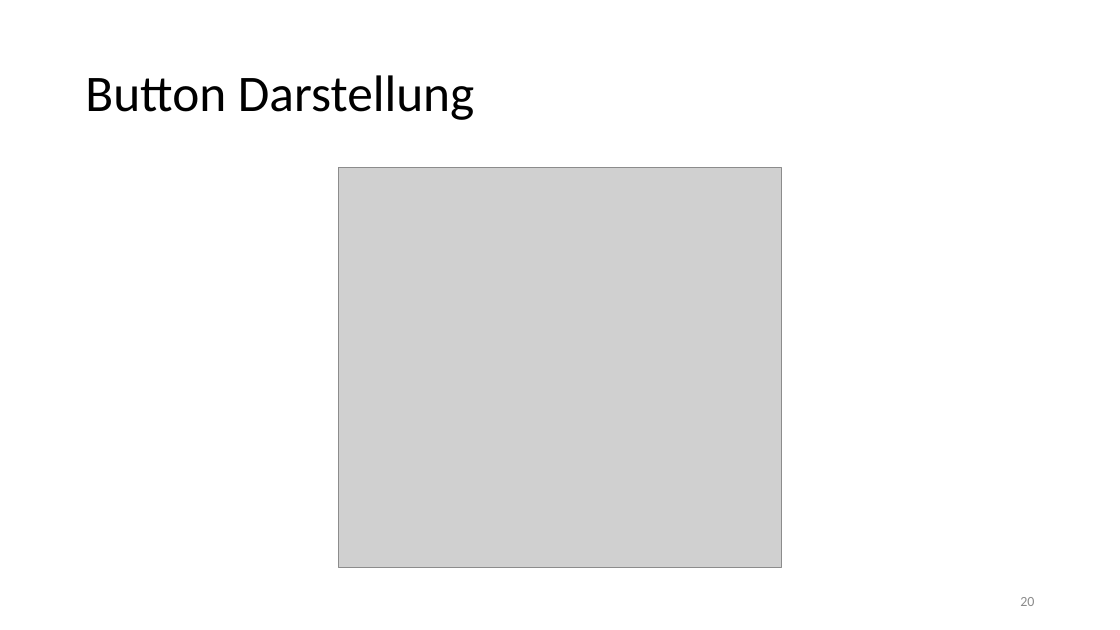
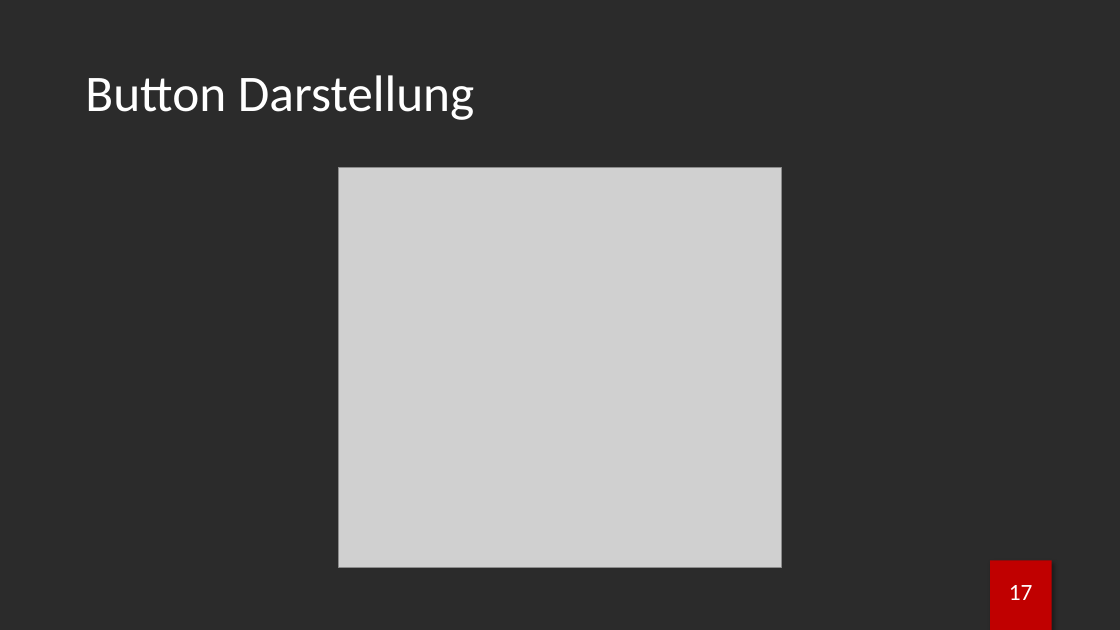
Before and after one commit to brodermar/wwm, a slide deck: slide 18 of documentation/wwmp.pptx (slide 20 before the commit). Drawn at 1120x630 pixels with LibreOffice and Linux fonts; fonts in the diff are those of the drawing; grey boxes stand for pictures; background and template pictures are left out; a plain dark background stands for a picture behind light text. Boxes give left, top, right and bottom in pixels: in the first picture for what was removed or moved away, otherwise in the second. Text is boxed around its words. In the diff, an @@ line names an element or a change of style, - is before the commit and + after.

Commit message:
presentation design changed

```diff
--- a/documentation/wwmp.pptx
+++ b/documentation/wwmp.pptx
@@ background #FFFFFF to picture (left out) @@
@@ title "Button Darstellung" at (85,75,474,120): text colour #000000 to #FFFFFF @@
@@ rectangle added at (991,560,1052,630), fill #C00000 @@
@@ page number added at (1009,585,1033,600), 20 pt, text #FFFFFF @@
+17
@@ page number removed at (1020,597,1034,606) @@
-20
```
Also in this commit, not shown: 14 other slides changed, 5 slides added, 8 slides removed, 1 other file.
